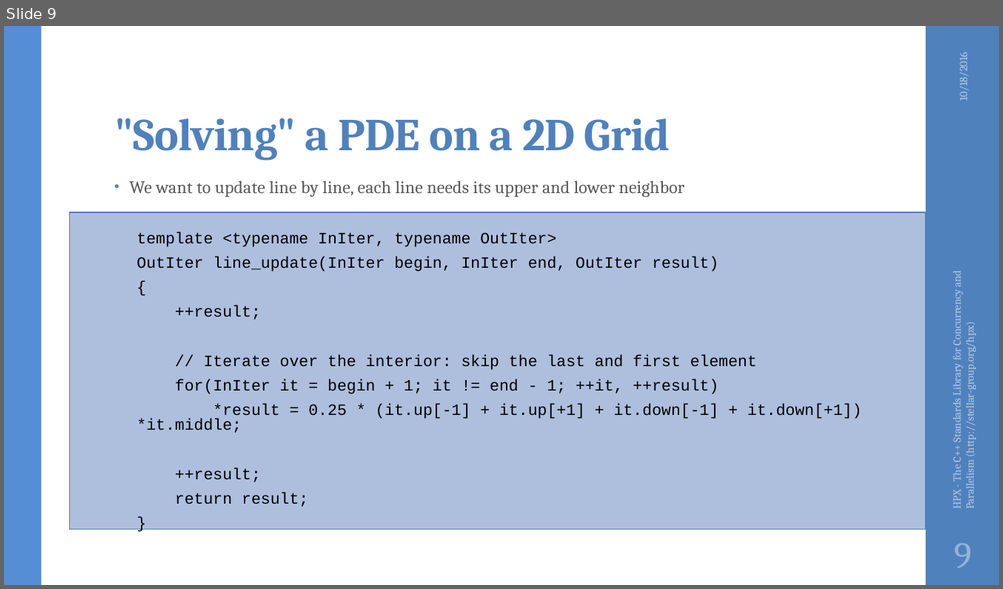
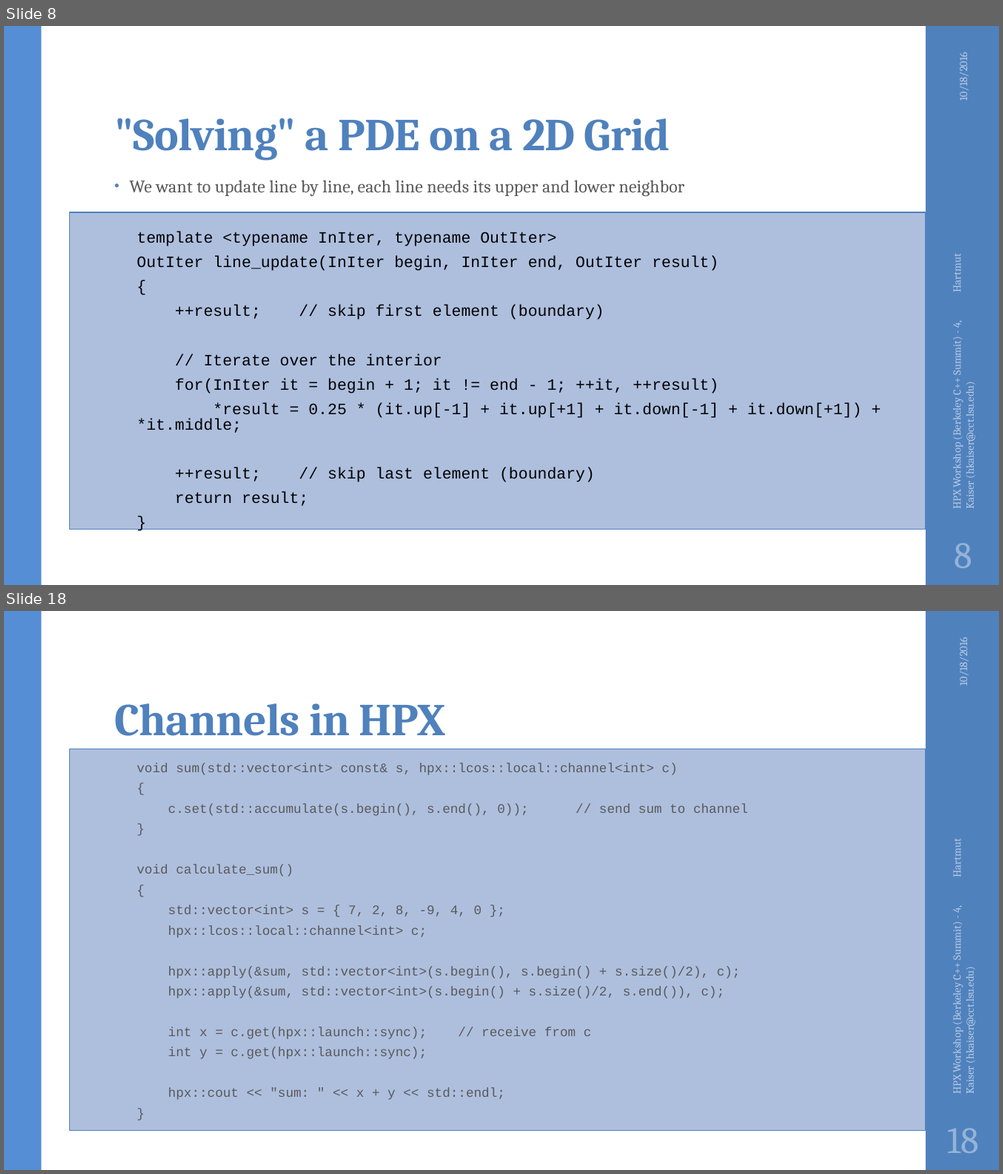
Before and after one commit to STEllAR-GROUP/tutorials, a slide deck: lbl2016/HPX Workshop (Berkeley C++ Summit) - 4.pptx. Shown one above the other, each under a label of ours: slide 9 before the commit, slides 8 and 18 after it; the slides between them are not shown. The pictures are 1003x589 and 1003x1174 pixels, drawn with LibreOffice and Linux fonts; fonts in the diff are those of the drawing; background and template pictures are left out. Boxes give left, top, right and bottom in pixels: in the first picture for what was removed or moved away, otherwise in the second. Text is boxed around its words. In the diff, an @@ line names an element or a change of style, - is before the commit and + after.

```diff
--- a/lbl2016/HPX Workshop (Berkeley C++ Summit) - 4.pptx
+++ b/lbl2016/HPX Workshop (Berkeley C++ Summit) - 4.pptx
@@ slide 18 added at <box>4,611,999,1170</box>, background #FFFFFF; not listed: 2 template elements that a slide beside it also shows @@
@@ text added at <box>956,641,970,684</box>, 10.5 pt, text #B9CDE5 @@
+10/18/2016
@@ title added at <box>114,703,446,736</box>, 44 pt, text #4F81BD, bold @@
+Channels in HPX
@@ rectangle added at <box>70,749,925,1131</box>, fill #AFC0DF, outline #4F81BD 0.75 pt @@
@@ text added at <box>136,763,748,1100</box>, 12.6 pt, text #595959 @@
+  void sum(std::vector<int> const& s, hpx::lcos::local::channel<int> c)
+  {
+  c.set(std::accumulate(s.begin(), s.end(), 0)); // send sum to channel
+  }
+  void calculate_sum()
+  {
+  std::vector<int> s = { 7, 2, 8, -9, 4, 0 };
+  hpx::lcos::local::channel<int> c;
+  hpx::apply(&sum, std::vector<int>(s.begin(), s.begin() + s.size()/2), c);
+  hpx::apply(&sum, std::vector<int>(s.begin() + s.size()/2, s.end()), c);
+  int x = c.get(hpx::launch::sync); // receive from c
+  int y = c.get(hpx::launch::sync);
+  hpx::cout << "sum: " << x + y << std::endl;
+  }
@@ text added at <box>949,906,976,1093</box>, 10.5 pt, text #B9CDE5 @@
+HPX Workshop (Berkeley C++ Summit) - 4, Hartmut Kaiser (hkaiser@cct.lsu.edu)
@@ page number added at <box>947,1128,979,1153</box>, 36 pt, text #95B3D7 @@
+18
@@ what was slide 9 is now slide 8 @@
@@ slide 8 changed as well @@
@@ text at <box>175,305,604,366</box>: text changed @@
-  ++result;
-  // Iterate over the interior: skip the last and first element
+  ++result; // skip first element (boundary)
+  // Iterate over the interior
@@ text at <box>949,321,976,508</box>: text changed @@
-HPX - The C++ Standards Library for Concurrency and Parallelism (http://stellar-group.org/hpx)
+HPX Workshop (Berkeley C++ Summit) - 4, Hartmut Kaiser (hkaiser@cct.lsu.edu)
@@ text at <box>136,403,862,483</box>: text changed @@
-  *result = 0.25 * (it.up[-1] + it.up[+1] + it.down[-1] + it.down[+1]) *it.middle;
-  ++result;
+  *result = 0.25 * (it.up[-1] + it.up[+1] + it.down[-1] + it.down[+1]) + *it.middle;
+  ++result; // skip last element (boundary)
@@ page number at <box>953,543,971,568</box>: text changed @@
-9
+8
```
Also in this commit, not shown: 10 other slides changed, 9 other slides added, 2 other files.
